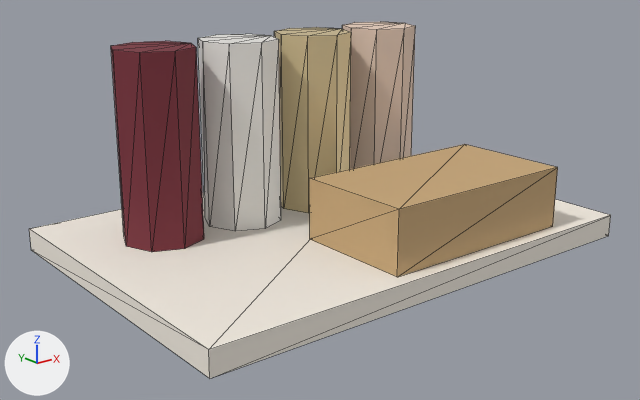
The glTF model dist/web/modelos/conjunto_materiais.glb, before and after one commit.
Both versions are drawn from a 50 mm camera at (-0.354, -0.435, 0.205) aimed at (-0.01, -0.006, 0.033). Lighting does not change. The marker at lower left points along +X, +Y and +Z. The picture after the commit comes second. Mesh edges are drawn as thin lines. Vertices at exactly the same position are counted once.

Objects in the first picture: 'conjunto_materiais'.
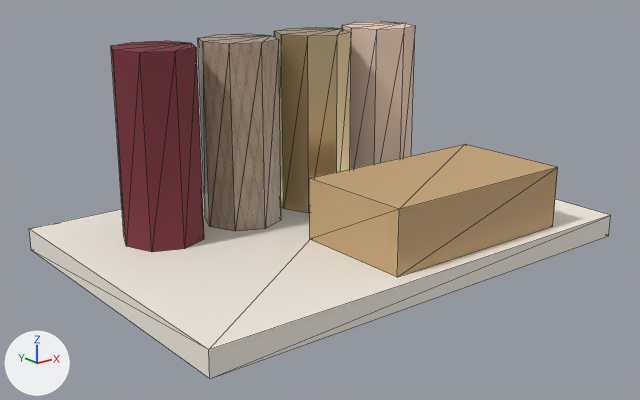
Changed parts and their boxes [x1, y1, x2, y2] in the pictures (640 x 400 px):
'conjunto_materiais', surface changed (darker): [195, 27, 351, 235] in both

Diff of the bpy script that builds the scene:
```diff
--- a/dist/web/modelos/conjunto_materiais.glb.py
+++ b/dist/web/modelos/conjunto_materiais.glb.py
@@ img_porcelain_normal @@
+img_porcelain_normal = load_image('porcelain_normal', '_unpacked/porcelain_normal', 2048, 2048, 'Non-Color')
@@ img_porcelain_roughness_metallic_roughness @@
+img_porcelain_roughness_metallic_roughness = load_image('porcelain_roughness_metallic_roughness', '_unpacked/porcelain_roughness_metallic_roughness', 2048, 2048, 'Non-Color')
@@ img_porcelain_diffuse @@
+img_porcelain_diffuse = load_image('porcelain_diffuse', '_unpacked/porcelain_diffuse', 2048, 2048, 'sRGB')
@@ mat_ceramica @@
 mat_ceramica = bpy.data.materials.new('ceramica')
-# nodes: BsdfPrincipled, OutputMaterial
-# colours: white #f3f1ec
+# nodes: BsdfPrincipled, Math x2, NormalMap, OutputMaterial, SeparateColor, TexImage x3
+# uses the picture img_porcelain_diffuse
+# uses the picture img_porcelain_normal
+# uses the picture img_porcelain_roughness_metallic_roughness
@@ mat_champagne @@
 mat_champagne.base_color = (0.76, 0.624, 0.361)  # beige #e2cfa2
-mat_champagne.metallic = 0.45
+mat_champagne.metallic = 0.9
+mat_champagne.roughness = 0.35
@@ me_conjunto_materiais @@
 me_conjunto_materiais.from_pydata(...)  # 80 vertices, 136 faces; spans x -0.16..0.16, y -0.11..0.11, z 0.0..0.135
 # used by ob_conjunto_materiais; location = (0.0, 0.0, 0.0)
+# me_conjunto_materiais part 1: texture (UV) coordinates changed
 me_conjunto_materiais.materials.append(mat_branco_quente)
```
